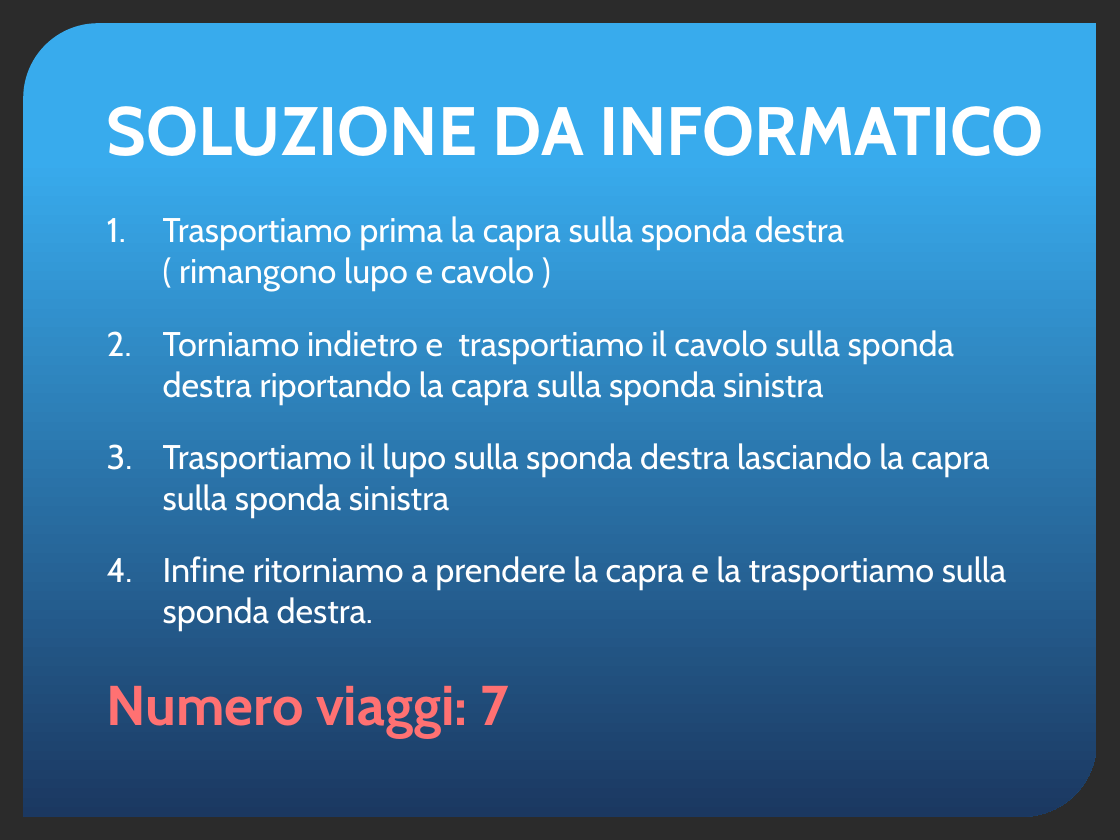
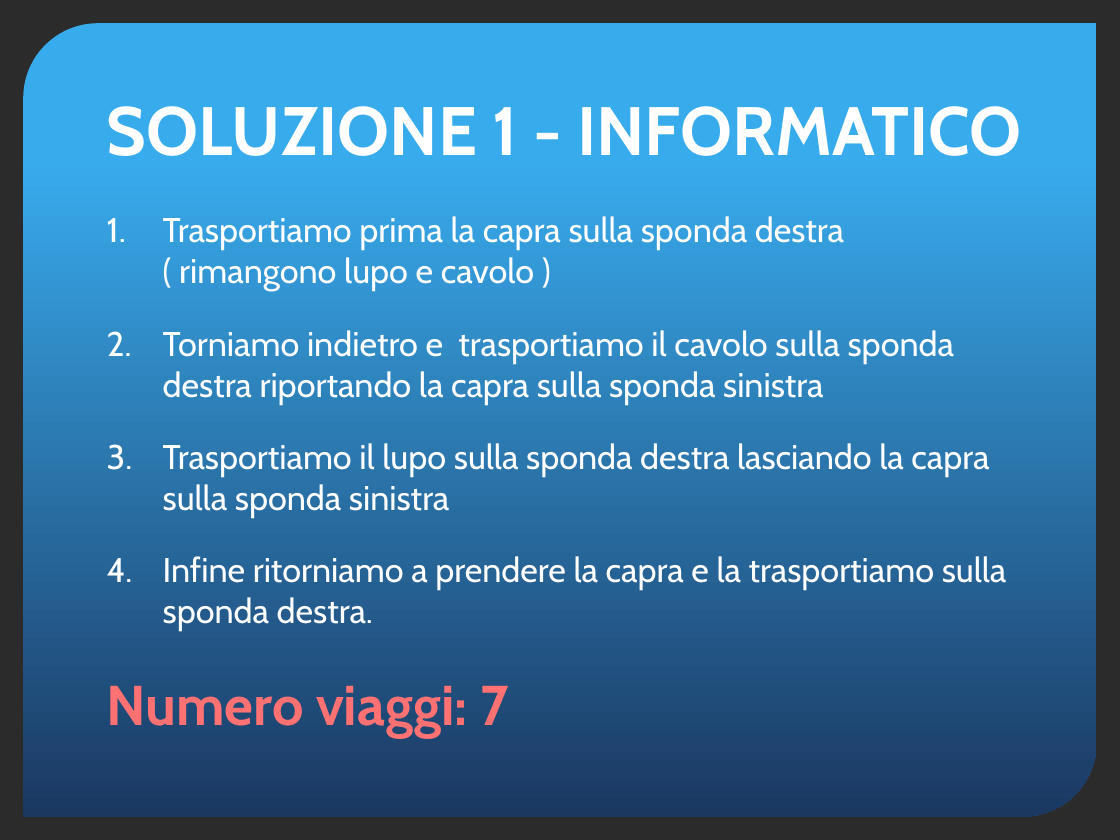
Before and after one commit to yan0z/ISW, a slide deck: slide 11 of Quesito 4 Team/Quesito4-presentazione.pptx (slide 8 before the commit). Drawn at 1120x840 pixels with LibreOffice and Linux fonts; fonts in the diff are those of the drawing; background and template pictures are left out; a plain dark background stands for a picture behind light text. Boxes give left, top, right and bottom in pixels: in the first picture for what was removed or moved away, otherwise in the second. Text is boxed around its words. In the diff, an @@ line names an element or a change of style, - is before the commit and + after.

```diff
--- a/Quesito 4 Team/Quesito4-presentazione.pptx
+++ b/Quesito 4 Team/Quesito4-presentazione.pptx
@@ title at (107, 106, 1022, 156): text changed @@
-SOLUZIONE DA INFORMATICO
+SOLUZIONE 1 - INFORMATICO
```
Also in this commit, not shown: 9 other slides changed, 7 slides added.
